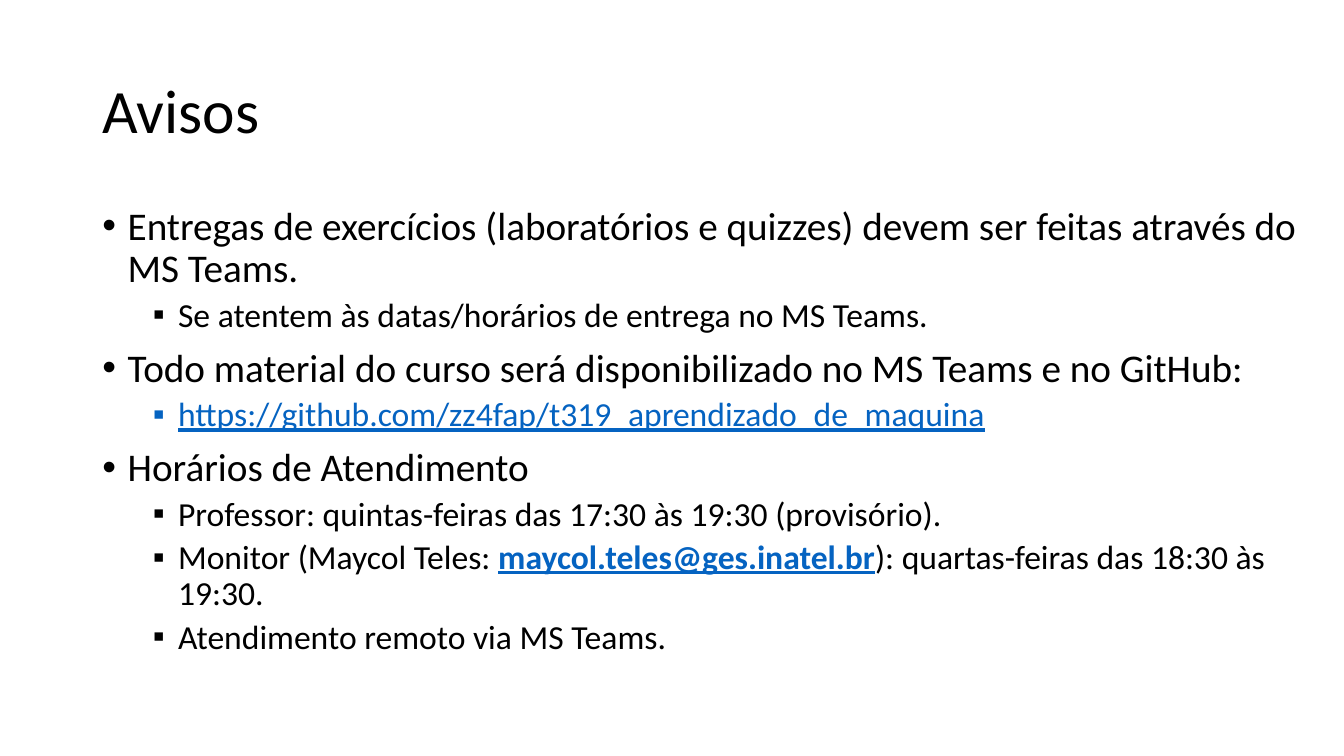
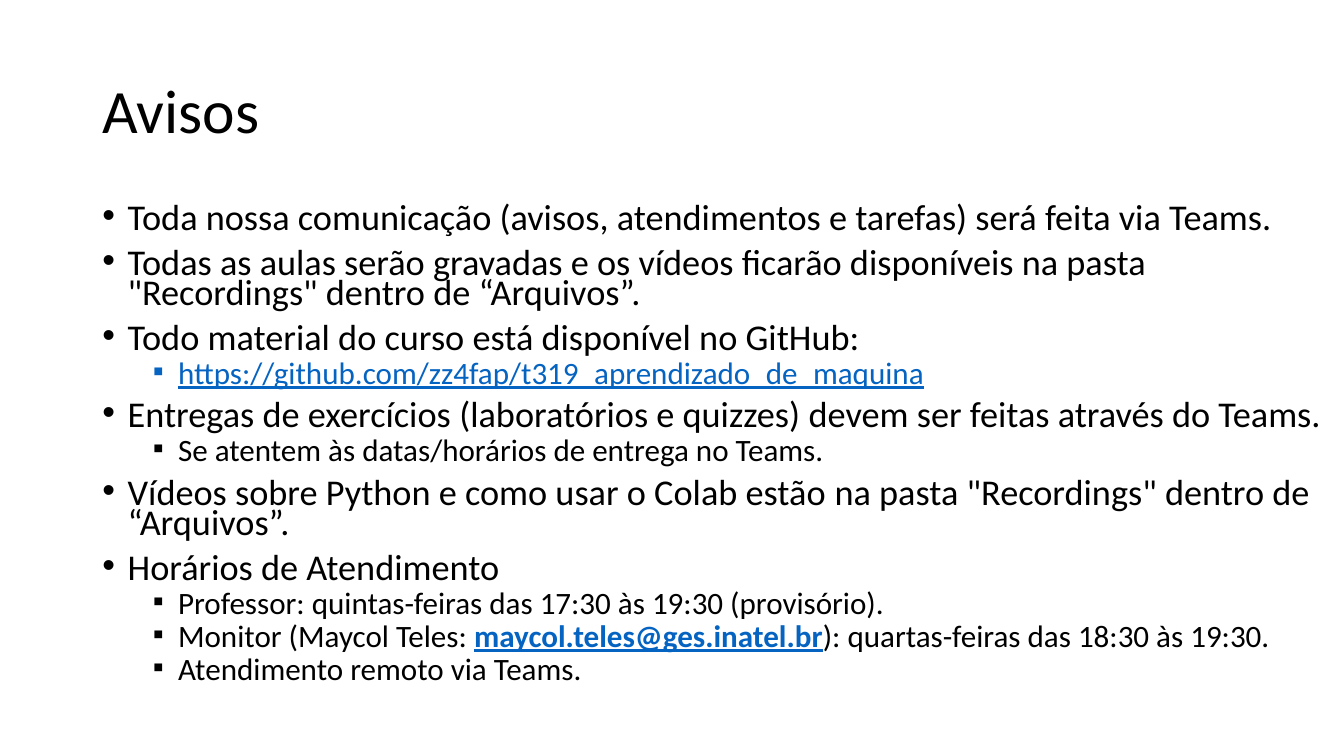
Before and after one commit to zz4fap/t319_aprendizado_de_maquina, a slide deck: slide 26 of slides/T319_Introdução.pptx. Drawn at 1344x756 pixels with LibreOffice and Linux fonts; fonts in the diff are those of the drawing. Boxes give left, top, right and bottom in pixels: in the first picture for what was removed or moved away, otherwise in the second. Text is boxed around its words. In the diff, an @@ line names an element or a change of style, - is before the commit and + after.

```diff
--- a/slides/T319_Introdução.pptx
+++ b/slides/T319_Introdução.pptx
@@ text at [128,203,1271,356]: text changed; size 28 to 25.9 pt @@
-• Entregas de exercícios (laboratórios e quizzes) devem ser feitas através do MS Teams.
-  ▪ Se atentem às datas/horários de entrega no MS Teams.
-• Todo material do curso será disponibilizado no MS Teams e no GitHub:
+• Toda nossa comunicação (avisos, atendimentos e tarefas) será feita via Teams.
+• Todas as aulas serão gravadas e os vídeos ficarão disponíveis na pasta "Recordings" dentro de “Arquivos”.
+• Todo material do curso está disponível no GitHub:
@@ text at [128,362,1269,653]: size 24 to 22.2 pt in "https://github.com/zz4fap/t319_aprendizado_de_maquina", "Professor: quintas-feiras das 17:30 às 19:30 (provisório).", "Monitor (Maycol Teles: maycol.teles@ges.inatel.br): quartas- ..."; size 28 to 25.9 pt in "Horários de Atendimento"; line spacing 0.9 to 0.7 @@
@@ text at [128,400,1320,541]: paragraphs added @@
+• Entregas de exercícios (laboratórios e quizzes) devem ser feitas através do Teams.
+  ▪ Se atentem às datas/horários de entrega no Teams.
+• Vídeos sobre Python e como usar o Colab estão na pasta "Recordings" dentro de “Arquivos”.
@@ text at [178,658,581,681]: text changed; size 24 to 22.2 pt @@
-  ▪ Atendimento remoto via MS Teams.
+  ▪ Atendimento remoto via Teams.
```
Also in this commit, not shown: 11 other slides changed, 1 other file.
